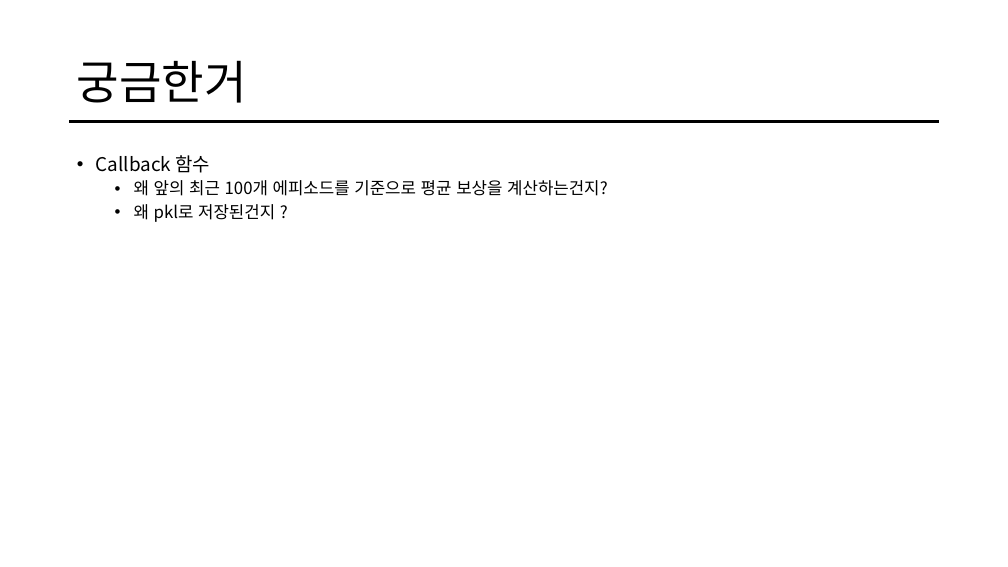
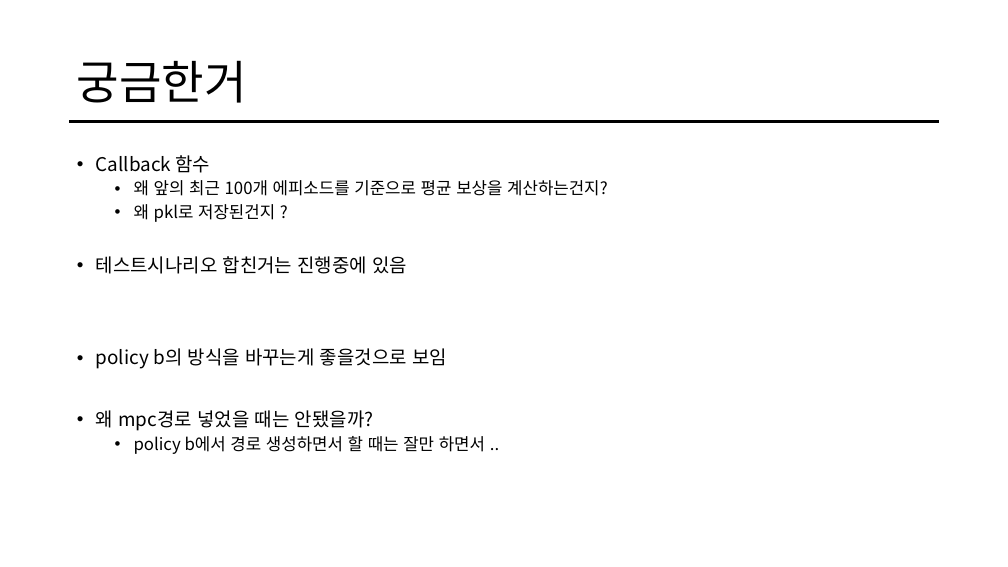
Before and after one commit to HAN2496/CarMakerResults, a slide deck: slide 2 of 1023Report/1023_결과보고 - Copy.pptx (slide 12 before the commit). Drawn at 1008x567 pixels with LibreOffice and Linux fonts; fonts in the diff are those of the drawing. Boxes give left, top, right and bottom in pixels: in the first picture for what was removed or moved away, otherwise in the second. Text is boxed around its words. In the diff, an @@ line names an element or a change of style, - is before the commit and + after.

```diff
--- a/1023Report/1023_결과보고 - Copy.pptx
+++ b/1023Report/1023_결과보고 - Copy.pptx
@@ text at bbox=[96, 256, 485, 454]: paragraphs added @@
+• 테스트시나리오 합친거는 진행중에 있음
+• policy b의 방식을 바꾸는게 좋을것으로 보임
+• 왜 mpc경로 넣었을 때는 안됐을까?
+  • policy b에서 경로 생성하면서 할 때는 잘만 하면서 ..
```
Also in this commit, not shown: 10 slides removed, 5 other files.
